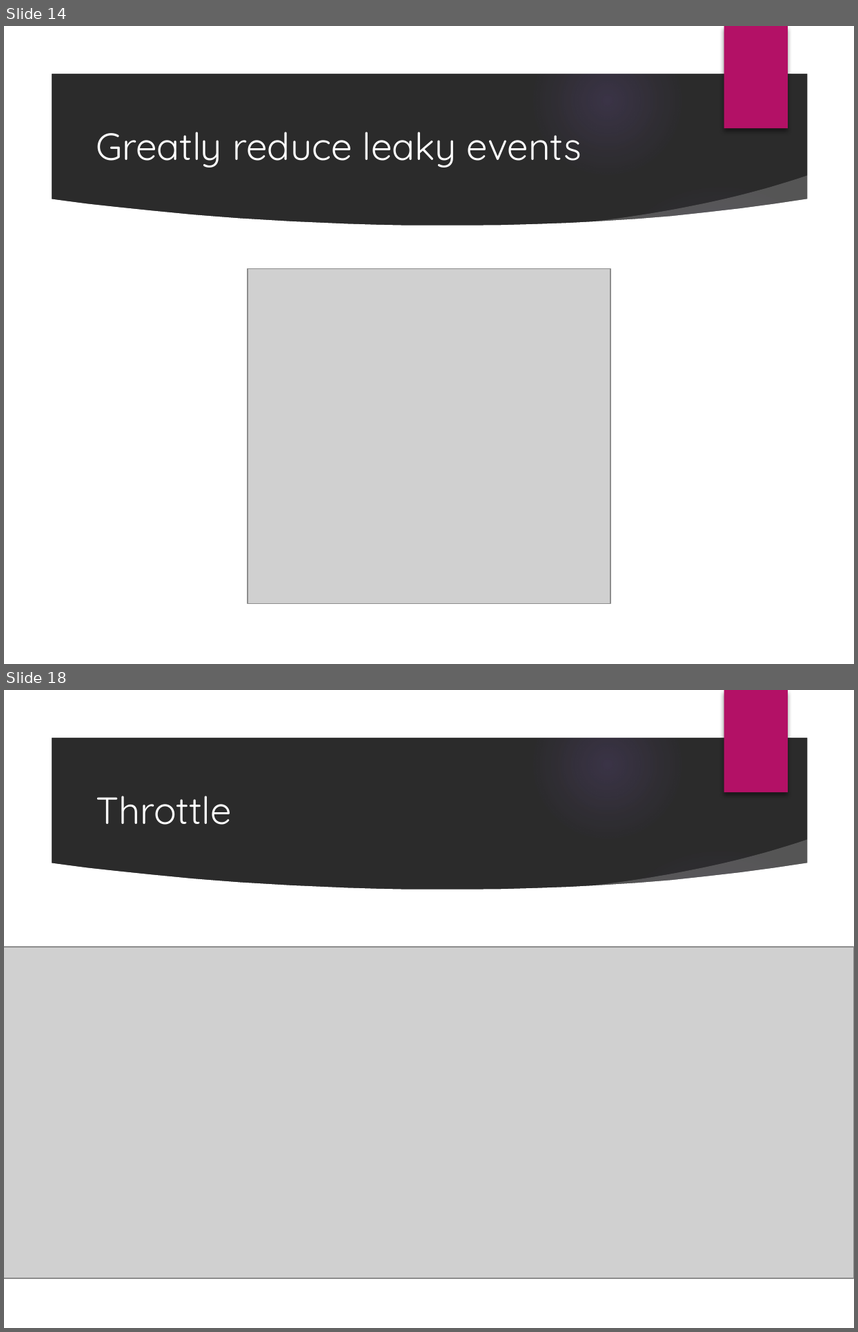
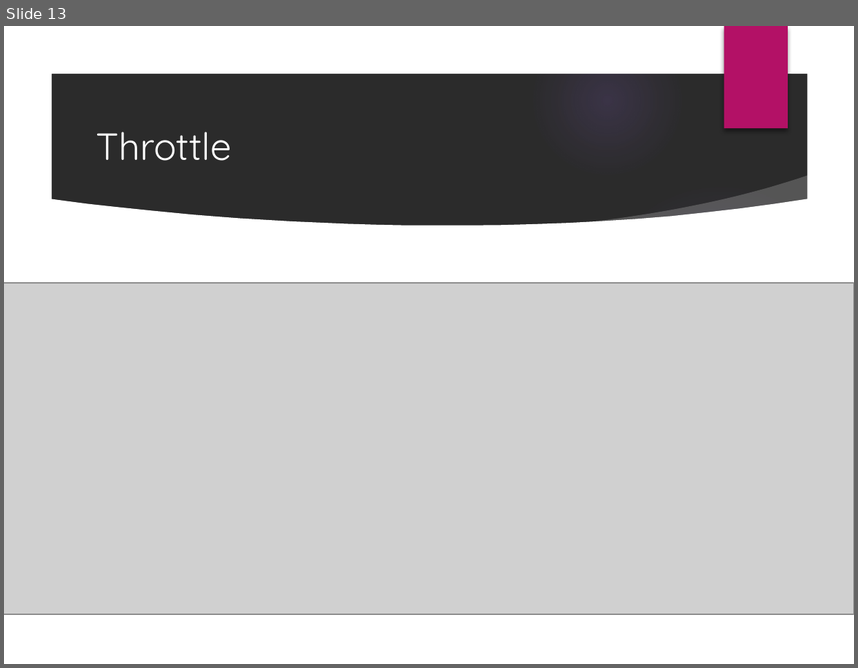
Before and after one commit to PureWeen/DevDays_20171116, a slide deck: DenverDevDays20171116.pptx. Shown one above the other, each under a label of ours: slides 14 and 18 before the commit, slide 13 after it; the slides between them are not shown. The pictures are 858x1332 and 858x668 pixels, drawn with LibreOffice and Linux fonts; fonts in the diff are those of the drawing; grey boxes stand for pictures; background and template pictures are left out; a plain dark background stands for a picture behind light text. Boxes give left, top, right and bottom in pixels: in the first picture for what was removed or moved away, otherwise in the second. Text is boxed around its words. In the diff, an @@ line names an element or a change of style, - is before the commit and + after.

```diff
--- a/DenverDevDays20171116.pptx
+++ b/DenverDevDays20171116.pptx
@@ slide 14 removed at box(4, 26, 854, 664), background picture (left out); not listed: 9 template elements that a slide beside it also shows @@
@@ title removed at box(96, 132, 582, 167) @@
-Greatly reduce leaky events
@@ picture removed at box(248, 269, 611, 603) @@
@@ what was slide 18 is now slide 13 @@
```
Also in this commit, not shown: 10 slides changed, 3 slides added, 9 other slides removed, 3 other files.
